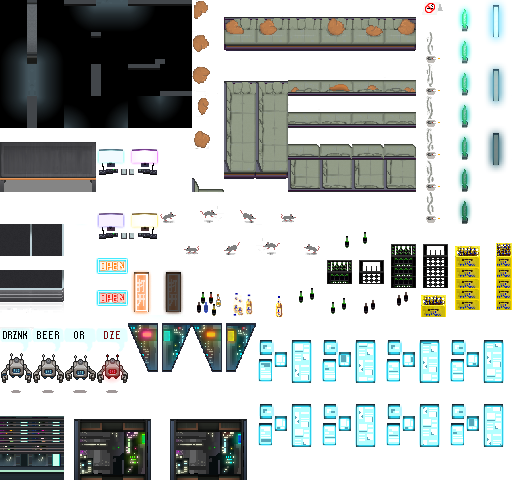
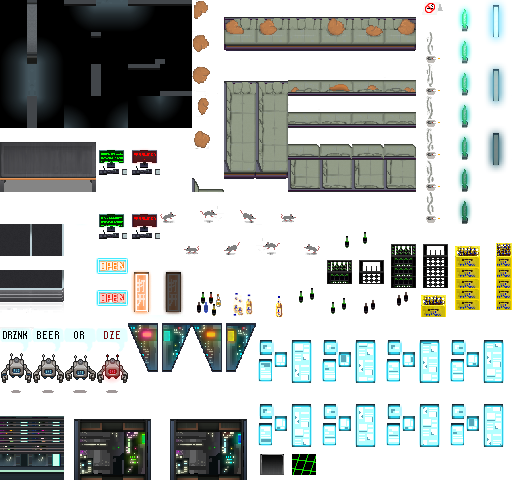
Layer changes from the first 512 x 480 image to the second:
painted on "adaption.png" over [97, 148, 316, 475]
